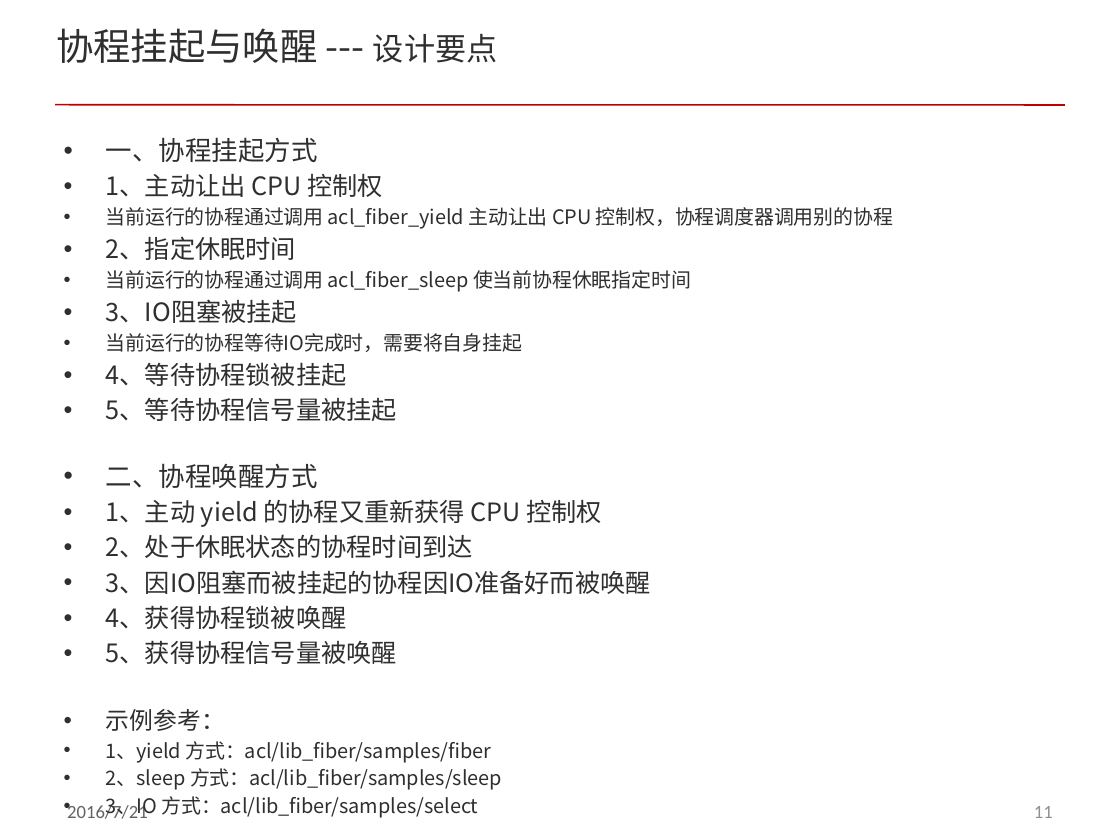
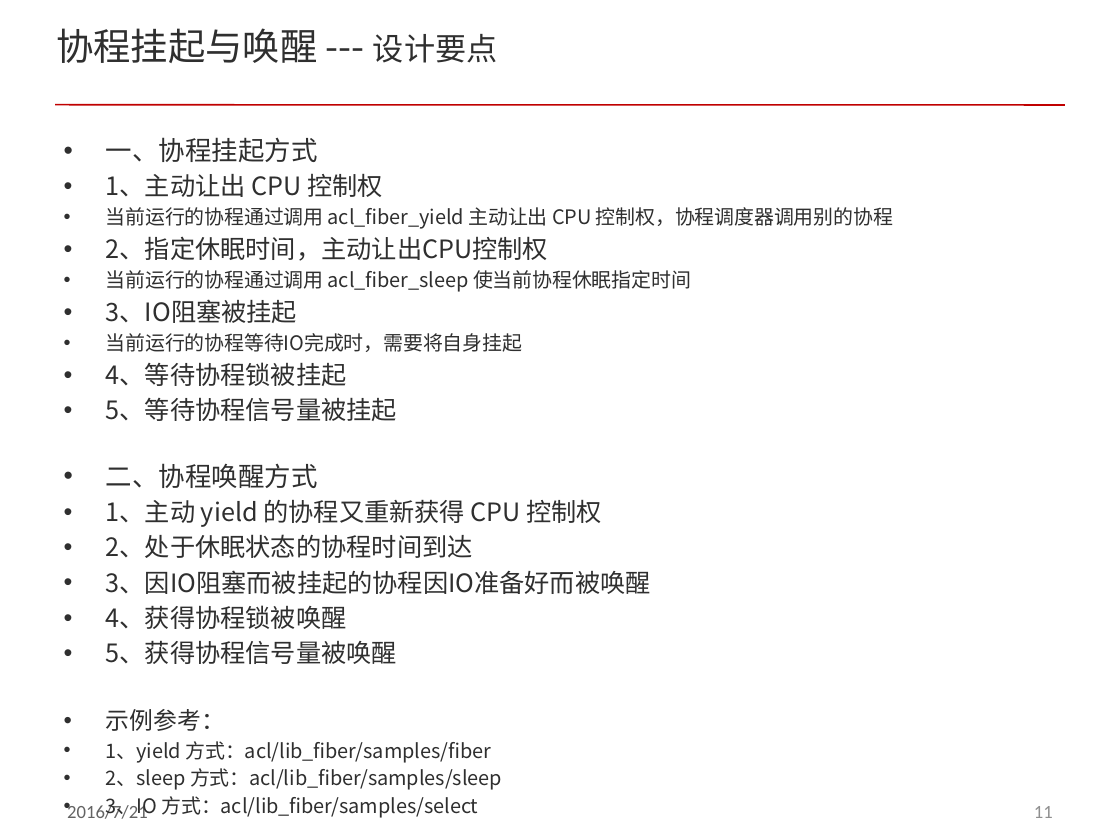
Before and after one commit to ddxflqm/acl, a slide deck: slide 11 of doc/acl_fiber.pptx. Drawn at 1120x840 pixels with LibreOffice and Linux fonts; fonts in the diff are those of the drawing; background and template pictures are left out. Boxes give left, top, right and bottom in pixels: in the first picture for what was removed or moved away, otherwise in the second. Text is boxed around its words. In the diff, an @@ line names an element or a change of style, - is before the commit and + after.

```diff
--- a/doc/acl_fiber.pptx
+++ b/doc/acl_fiber.pptx
@@ text at [106, 236, 548, 261]: text changed @@
-• 2、指定休眠时间
+• 2、指定休眠时间，主动让出CPU控制权
```
Also in this commit, not shown: 3 other slides changed, 1 slide added.
